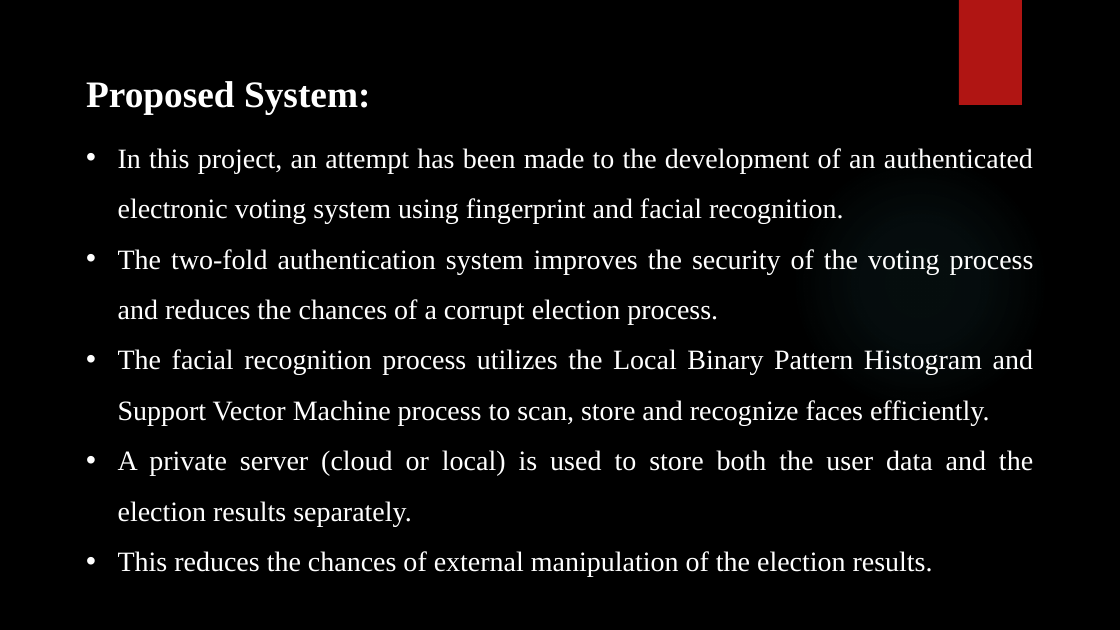
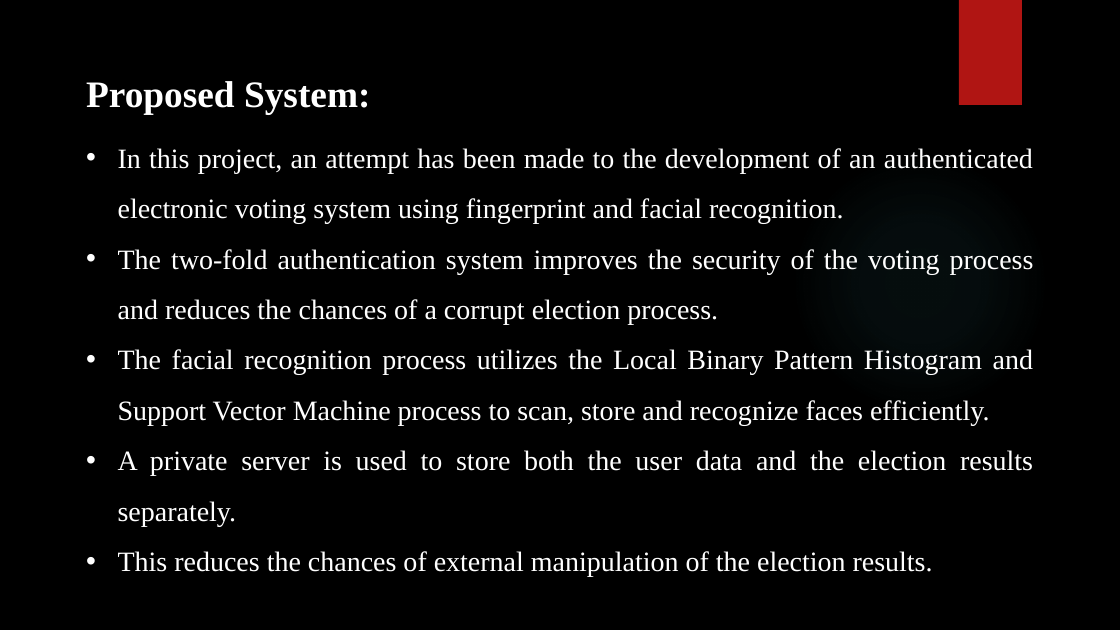
Before and after one commit to Humanpredator/Dream-Epic, a slide deck: slide 8 of Our Project PPT/Model Review/Model review.pptx (slide 7 before the commit). Drawn at 1120x630 pixels with LibreOffice and Linux fonts; fonts in the diff are those of the drawing; background and template pictures are left out. Boxes give left, top, right and bottom in pixels: in the first picture for what was removed or moved away, otherwise in the second. Text is boxed around its words. In the diff, an @@ line names an element or a change of style, - is before the commit and + after.

```diff
--- a/Our Project PPT/Model Review/Model review.pptx
+++ b/Our Project PPT/Model Review/Model review.pptx
@@ text at (118,450,1033,526): text changed @@
-• A private server (cloud or local) is used to store both the user data and the election results separately.
+• A private server is used to store both the user data and the election results separately.
```
Also in this commit, not shown: 1 other slide changed, 1 other file.
